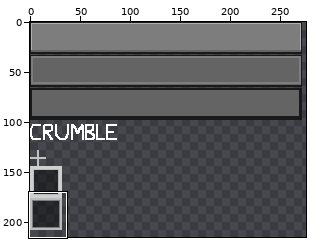
File history of a pixel-art file, assets/images/hudSprites.aseprite. Above: a wide view before the commit, with the close-up outlined.
Close-up. As it was:
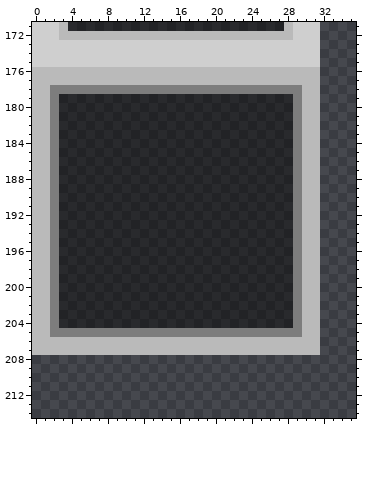
512x512 pixels, 1 frame. Colours within 5 levels of each other are drawn and written as one. Shown: x 0..35, y 171..214. The wide view leaves out empty margins.
Once edited:
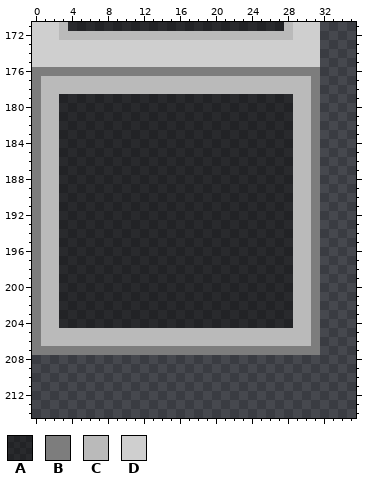
Palette (. is transparent): A #0000006b  B #7d7d7d  C #bababa  D #cfcfcf
The edit:
y 176: x 0..31 CCCCCCCCCCCCCCCCCCCCCCCCCCCCCCCC -> BBBBBBBBBBBBBBBBBBBBBBBBBBBBBBBB
y 177: x 0 C -> B; x 31 C -> B
y 178: x 0 C -> B; x 2..29 BBBBBBBBBBBBBBBBBBBBBBBBBBBB -> CCCCCCCCCCCCCCCCCCCCCCCCCCCC; x 31 C -> B
y 179..204: x 0 C -> B; x 2 B -> C; x 29 B -> C; x 31 C -> B
y 205: x 0 C -> B; x 2..29 BBBBBBBBBBBBBBBBBBBBBBBBBBBB -> CCCCCCCCCCCCCCCCCCCCCCCCCCCC; x 31 C -> B
y 206: x 0 C -> B; x 31 C -> B
y 207: x 0..31 CCCCCCCCCCCCCCCCCCCCCCCCCCCCCCCC -> BBBBBBBBBBBBBBBBBBBBBBBBBBBBBBBB
Boxes around the changes in both close-ups, in picture pixels (x1, y1, x2, y2):
changed: (32, 67, 320, 355)
